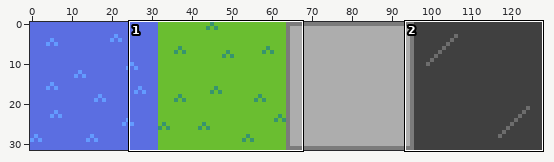
A sprite sheet gets an edit: Maurice/Random Map Generator/Tiles/Tiles.png. The picture above shows the old version from afar; the outline marks the close-up.
Close-up. Before the commit:
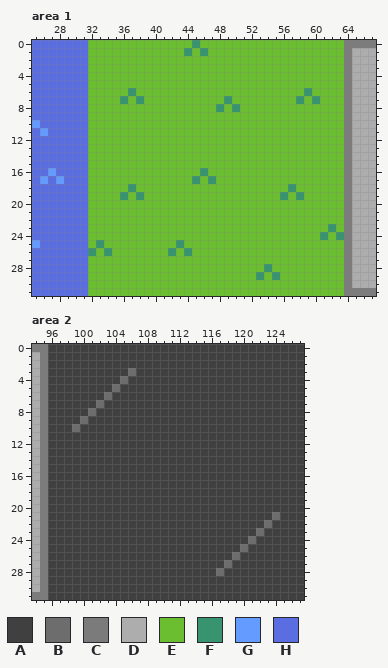
The file is 128x32 pixels. Shown: area 1: x 25..67, y 0..31; area 2: x 94..127, y 0..31.
Palette (. is transparent): A #404040  B #6d6d6d  C #7b7b7b  D #adadad  E #6abe30  F #37946e  G #639bff  H #5b6ee1
The result:
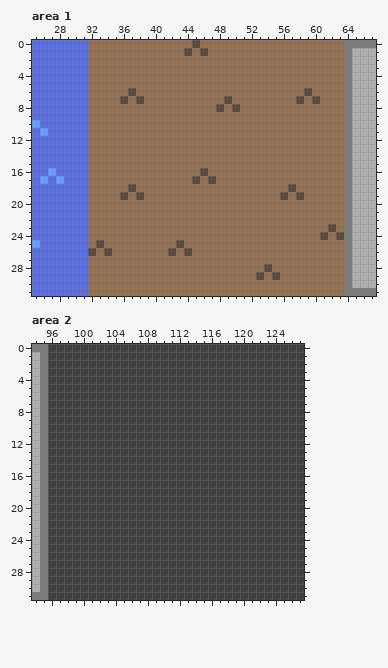
Diff:
Colour E changes from #6abe30 to #926f51.
Colour F changes from #37946e to #5b4c3f.
Area 2:
Colour A replaces colour B in row 3 at x 106; in row 4 at x 105; in row 5 at x 104; in row 6 at x 103; in row 7 at x 102; in row 8 at x 101.
Colour A replaces colour B in row 9 at x 100; in row 10 at x 99; in row 21 at x 124; in row 22 at x 123; in row 23 at x 122; in row 24 at x 121.
Colour A replaces colour B in row 25 at x 120; in row 26 at x 119; in row 27 at x 118; in row 28 at x 117.
Where, in picture pixels (left, top, right, bottom), the same in both close-ups:
changed: (88, 40, 344, 296)
changed: (72, 368, 136, 432)
changed: (216, 512, 280, 576)
